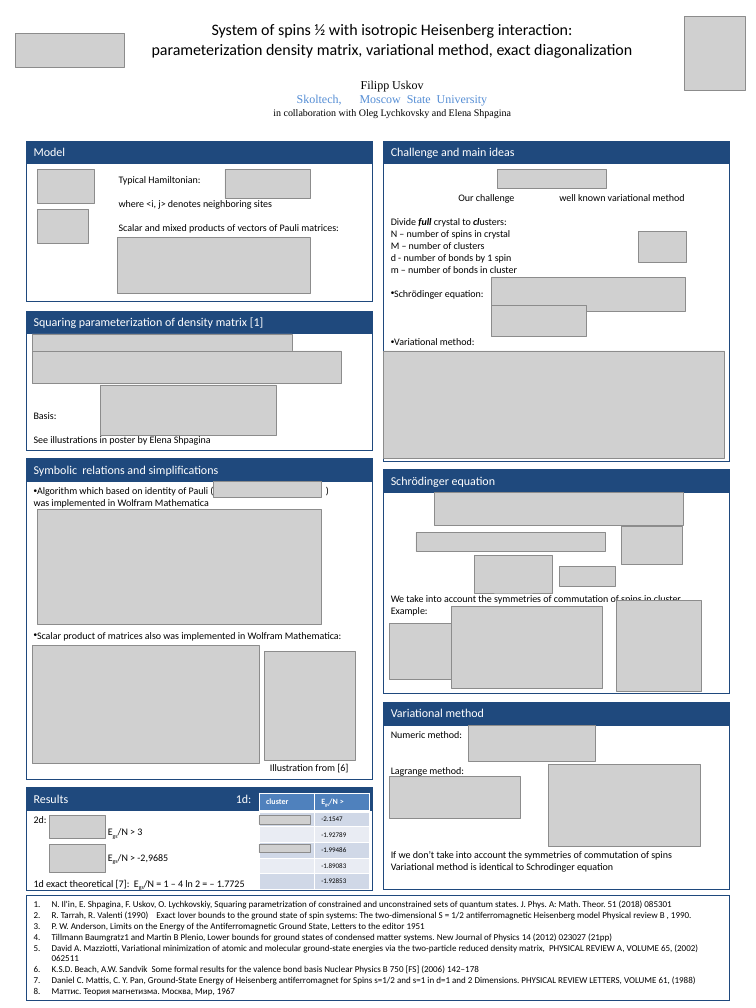
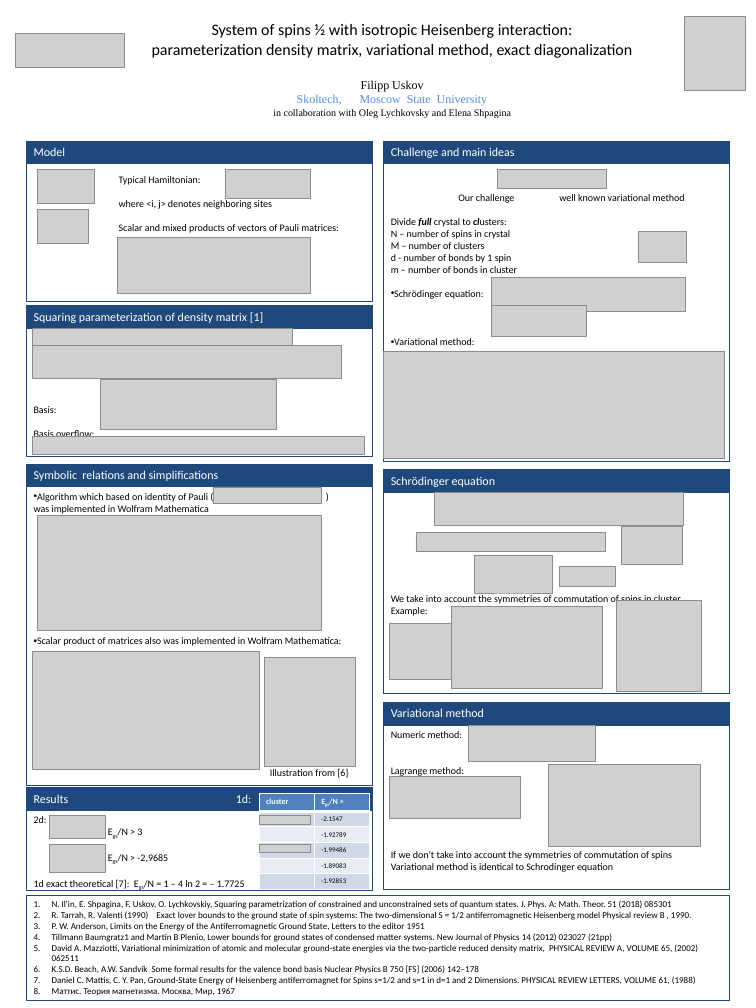
Before and after one commit to FeelUsM/zadrotstvo1, a slide deck: slide 1 of LaTeX-поделки/poster2018summer.pptx. Drawn at 756x1008 pixels with LibreOffice and Linux fonts; fonts in the diff are those of the drawing; grey boxes stand for pictures; background and template pictures are left out. Boxes give left, top, right and bottom in pixels: in the first picture for what was removed or moved away, otherwise in the second. Text is boxed around its words. In the diff, an @@ line names an element or a change of style, - is before the commit and + after.

Commit message:
poster

```diff
--- a/LaTeX-поделки/poster2018summer.pptx
+++ b/LaTeX-поделки/poster2018summer.pptx
@@ rectangle "Basis:" resized from (x1=27, y1=334, x2=372, y2=451) to (x1=27, y1=328, x2=372, y2=456) @@
@@ 3 pictures, 1 rectangle moved together from (x1=27, y1=311, x2=372, y2=435) to (x1=27, y1=305, x2=372, y2=429) @@
@@ picture added at (x1=32, y1=436, x2=364, y2=454) @@
@@ text in rectangle at (x1=34, y1=429, x2=94, y2=437): text changed @@
-See illustrations in poster by Elena Shpagina
+Basis overflow:
@@ 4 pictures, 2 rectangles moved together from (x1=27, y1=459, x2=372, y2=780) to (x1=27, y1=464, x2=372, y2=785) @@
```
Also in this commit, not shown: 1 other file.
